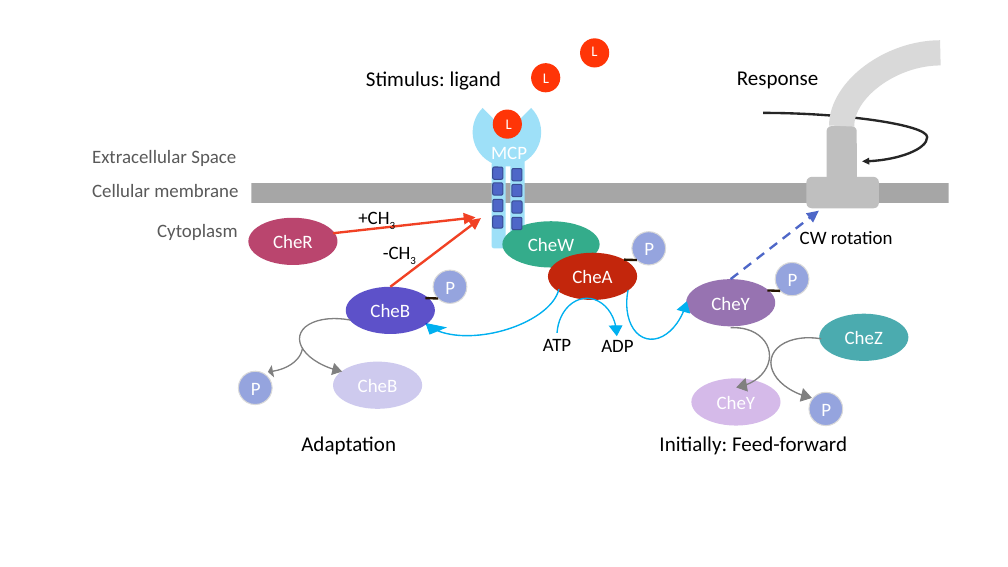
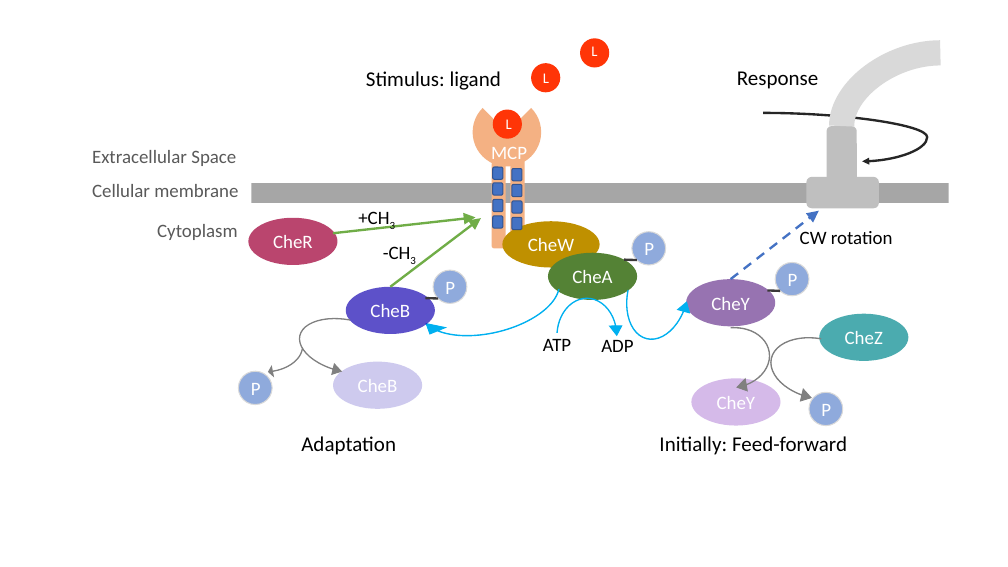
Before and after one commit to PurpleAvatar/multiscale_biological_modeling, a slide deck: slide 13 of figures/MMBS Figures.pptx. Drawn at 1008x567 pixels with LibreOffice and Linux fonts; fonts in the diff are those of the drawing; background and template pictures are left out. Boxes give left, top, right and bottom in pixels: in the first picture for what was removed or moved away, otherwise in the second. Text is boxed around its words. In the diff, an @@ line names an element or a change of style, - is before the commit and + after.

Commit message:
getting colors back

```diff
--- a/figures/MMBS Figures.pptx
+++ b/figures/MMBS Figures.pptx
@@ fill #9EE0F8 to #F4B183 in 3 elements at <box>458,84,556,181</box>, <box>492,162,506,249</box>, <box>510,160,525,247</box> @@
@@ arrow (333, 234) - (476, 218): stroke #F14124 2.25 pt to #70AD47 2.25 pt @@
@@ arrow (390, 287) - (481, 219): stroke #F14124 2.25 pt to #70AD47 2.25 pt @@
@@ fill #4E67C8 to #4472C4; outline #3A4C94 1 pt to #325491 1 pt in 8 elements at <box>512,169,522,181</box>, <box>512,185,522,197</box>, <box>512,201,522,213</box>, <box>512,218,522,230</box>, <box>493,167,503,179</box>, <box>493,183,503,195</box>, <box>493,200,503,212</box>, <box>493,216,503,228</box> @@
@@ ellipse "CheW" at <box>502,222,600,268</box>: fill #34AC8B to #BF9000 @@
@@ ellipse "CheA" at <box>548,253,637,299</box>: fill #C3260C to #548235 @@
@@ line (625, 259) - (637, 260): stroke #251400 2.25 pt to #3B3838 2.25 pt @@
@@ fill #95A4DE to #8FAADC in 3 elements at <box>632,231,666,265</box>, <box>433,270,467,303</box>, <box>775,262,809,296</box> @@
@@ line (426, 298) - (438, 299): stroke #251400 2.25 pt to #3B3838 2.25 pt @@
@@ line (768, 290) - (780, 291): stroke #251400 2.25 pt to #3B3838 2.25 pt @@
```
Also in this commit, not shown: 3 other slides changed.
